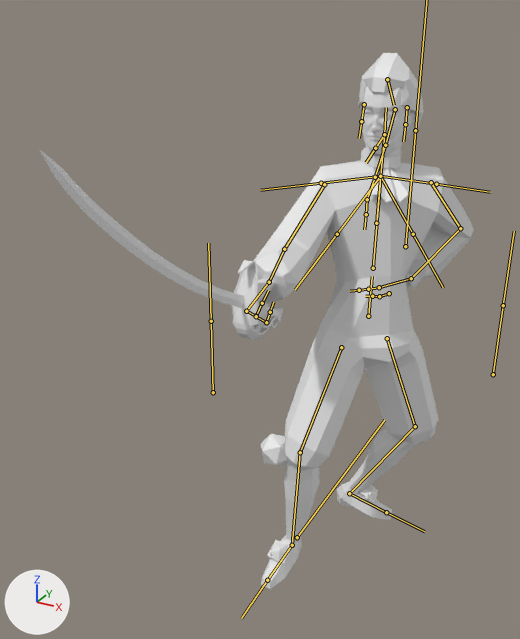
A saved change to the FBX model olliuikkasenmiekkailupeli/Assets/ImportedAssets/miekkailija_v4.fbx.
Camera for both pictures: a 50 mm lens placed at (1.02, -2.53, 1.06), pointed at (-0.04, -0.6, 0.09). The lights are fixed; the arrows at lower left show +X, +Y and +Z. Both versions are drawn at frame 31 of the action 'Idle'; the numbers are the values there. The bones that bend it are drawn over the model as lines.

Objects in the first picture: 'jalkapampula.R', 'kahva', 'kaulakoriste', 'kenkäpampula.L', 'kenkäpampula.R', 'kenkäsolki.L', 'kenkäsolki.R', 'peruuki', 'ruho', 'terä'.
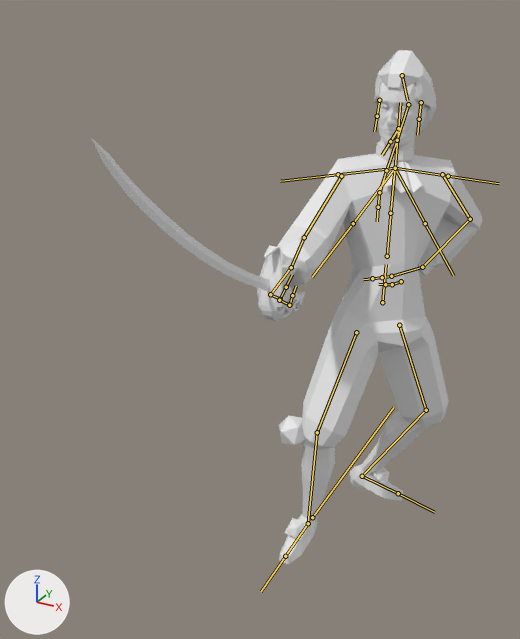
Location of each change, (x1, y1, x2, y2) in pixels of the pictures (520 x 639 px):
'ruho', posed: before (254, 86, 474, 589); after (268, 82, 483, 564)
'terä', posed (13% narrower): before (39, 149, 244, 308); after (91, 138, 269, 291)
'peruuki', posed (7% shorter): before (358, 53, 424, 146); after (374, 50, 436, 136)
'kahva', posed (8% narrower): before (232, 260, 284, 340); after (257, 245, 305, 321)
'kaulakoriste', posed: before (361, 148, 411, 202); after (376, 142, 424, 193)
'jalkapampula.R', posed: before (261, 434, 287, 466); after (279, 415, 305, 446)
'kenkäpampula.R', posed: before (270, 542, 289, 561); after (287, 520, 305, 538)
'kenkäpampula.L', posed: before (362, 485, 378, 502); after (374, 467, 389, 483)
'kenkäsolki.R', posed (8% narrower): before (267, 540, 292, 564); after (285, 518, 308, 541)
'kenkäsolki.L', posed: before (359, 490, 375, 504); after (371, 472, 389, 486)
'silma', posed: before (365, 113, 392, 117); after (381, 108, 407, 112)
bone 'ROOT', root to tip: before (297, 537) to (384, 420); after (312, 517) to (393, 407)
bone 'hius2', root to tip: before (395, 109) to (385, 145); after (408, 104) to (397, 140)
bone 'hius3', root to tip: before (385, 145) to (375, 177); after (397, 140) to (386, 170)

The edits, one by one:
Bone 'ROOT' (bone_root) moves from (0.0, -0.5, 0.0) to (0.0, 0.0, 0.0).
Bone 'hius2' (bone_hius2) turns from (1, -3, 14) to (-7, -3, 15) degrees about its own x, y and z.
Bone 'hius3' (bone_hius3) turns from (-5, 0, 2) to (2, 0, 0) degrees about its own x, y and z.
